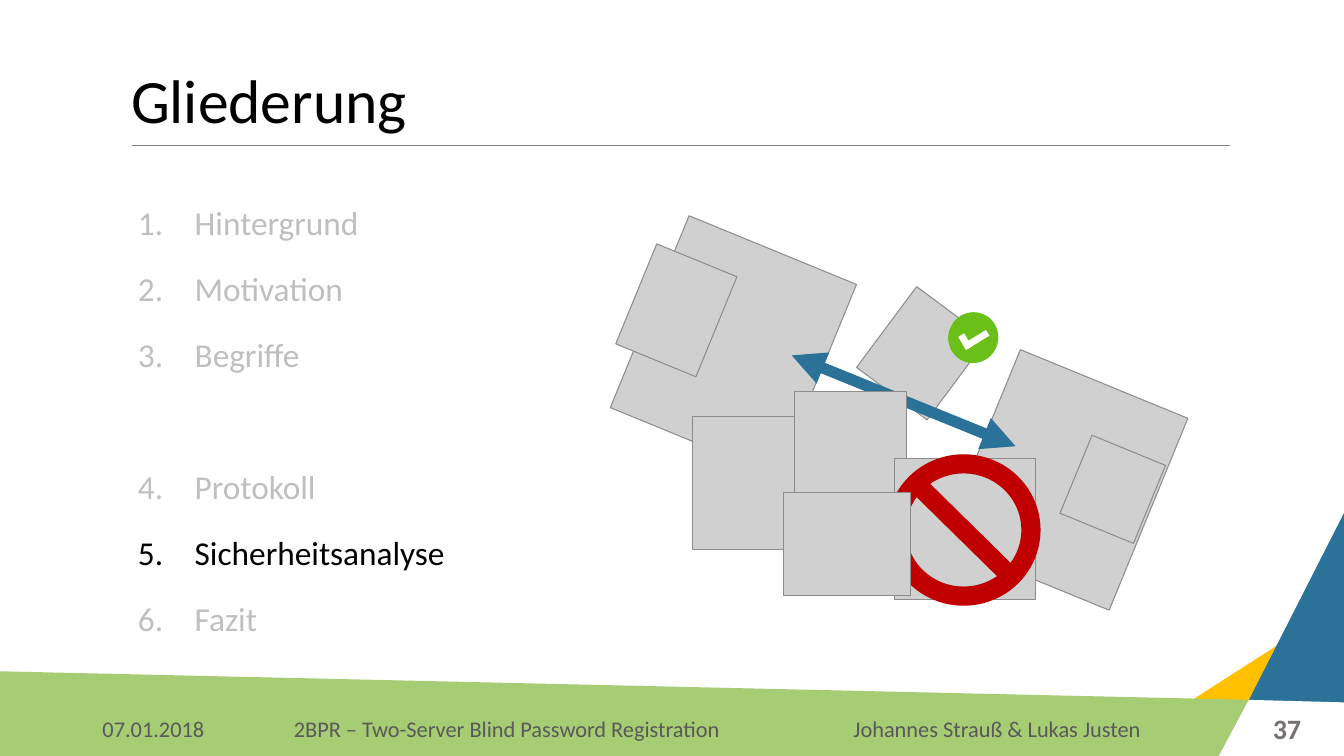
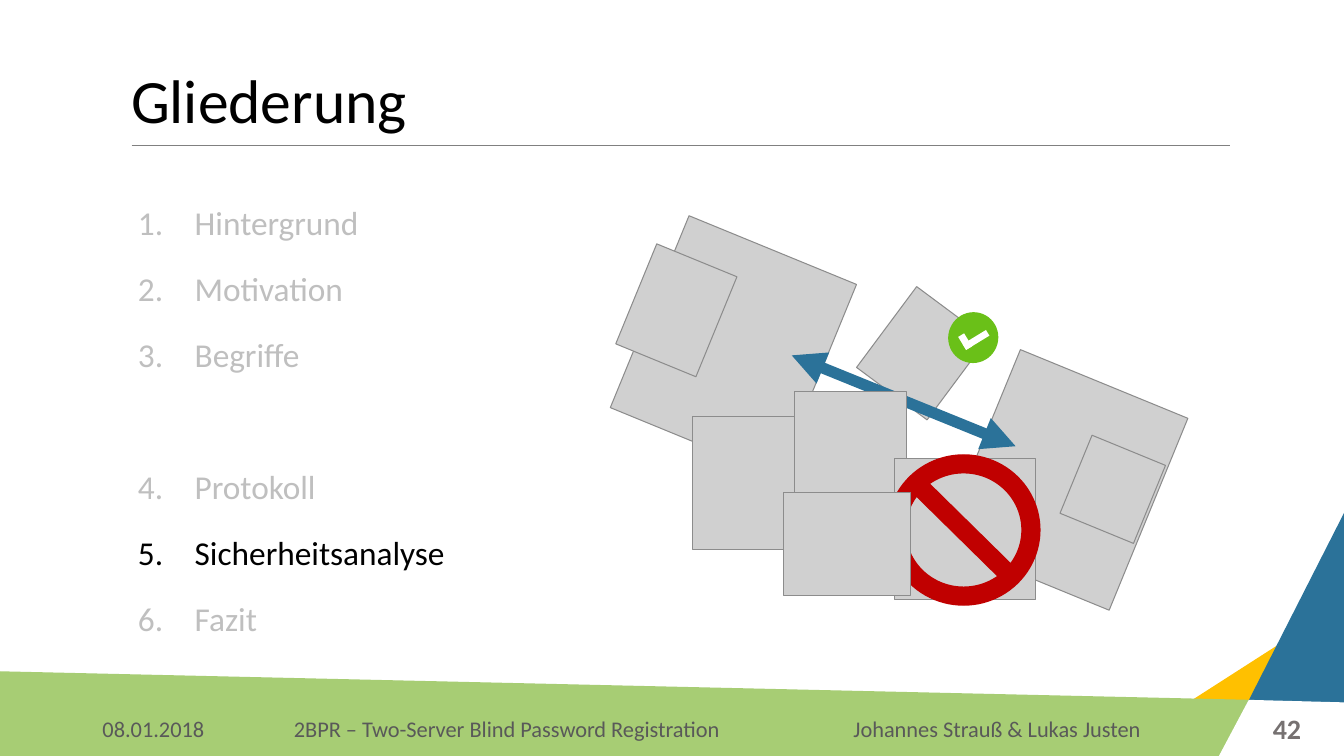
Before and after one commit to Lukas-Justen/IT-Security-2BPR, a slide deck: slide 42 of 2BPR.pptx (slide 37 before the commit). Drawn at 1344x756 pixels with LibreOffice and Linux fonts; fonts in the diff are those of the drawing; grey boxes stand for pictures; background and template pictures are left out. Boxes give left, top, right and bottom in pixels: in the first picture for what was removed or moved away, otherwise in the second. Text is boxed around its words. In the diff, an @@ line names an element or a change of style, - is before the commit and + after.

```diff
--- a/2BPR.pptx
+++ b/2BPR.pptx
@@ text at [102,722,204,737]: text changed @@
-07.01.2018
+08.01.2018
@@ page number at [1273,720,1301,739]: text changed @@
-37
+42
```
Also in this commit, not shown: 44 other slides changed, 5 slides added.
